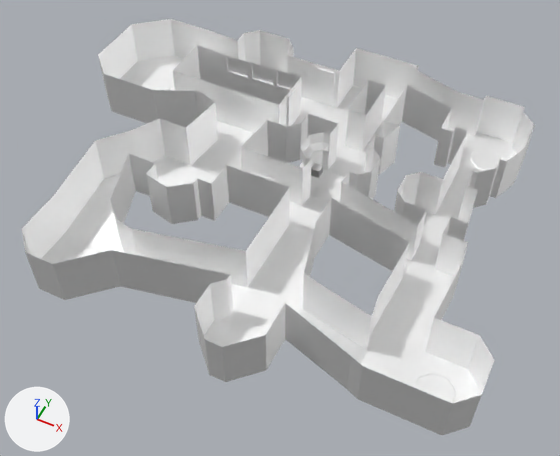
Renders of the glTF model app/models/level.glb from each side of a commit.
Both versions are drawn from a 50 mm lens placed at (46.7, -111.0, 115.9), pointed at (-2.0, -13.7, -5.7). The lights are fixed; the arrows at lower left show +X, +Y and +Z. Where no turn or scale is listed for an object, it has been applied to the vertices.

Names of what the first picture shows: 'level'.
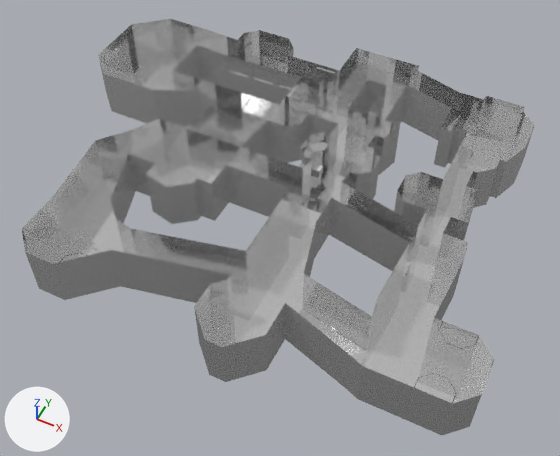
Where the change shows, as pixel boxes [x1, y1, x2, y2] in the pictures (560 x 456 px):
'level', recoloured (white to grey)
    both: [22, 19, 535, 435]

Diff of the bpy script that builds the scene:
```diff
--- a/app/models/level.glb.py
+++ b/app/models/level.glb.py
@@ mat_material_003 @@
+mat_material_003 = bpy.data.materials.new('Material.003')
+# nodes: BsdfPrincipled, Mix, OutputMaterial, VertexColor
+# colours: white #e7e7e7
@@ me_plane @@
 me_plane.from_pydata(...)  # 1215 vertices, 2240 faces; spans x -60.0..47.4, y -52.5..36.2, z -7.3..8.3
-me_plane.materials.append(mat_material_001)
+me_plane.materials.append(mat_material_003)
```
